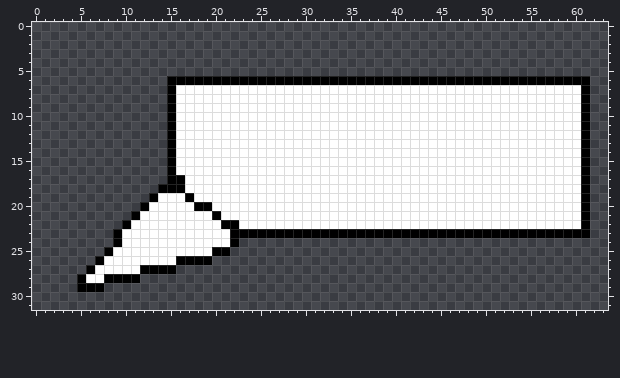
Pixel-art file, stored at Godot_Game/Art/Objects/Text Bubble.aseprite. Above: the version before the commit.
64x32 pixels, 1 frame.
The result:
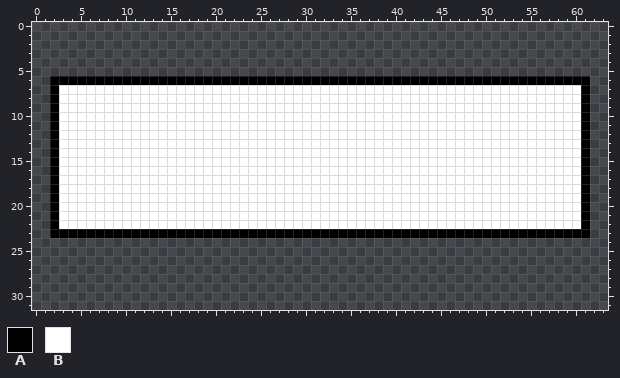
Palette (. is transparent): A #000000  B #ffffff
From old to new:
The edit adds colour A in row 6 at x 2 to 14; in rows 7 to 22 at x 2; in row 23 at x 2 to 8.
Colour B gives way to colour A in row 23 at x 10 to 21.
The edit adds colour B in rows 7 to 17 at x 3 to 14; in row 18 at x 3 to 13; in row 19 at x 3 to 12; in row 20 at x 3 to 11; in row 21 at x 3 to 10; in row 22 at x 3 to 9.
Colour A gives way to colour B in rows 7 to 16 at x 15; in row 17 at x 15 to 16; in row 18 at x 14 to 16; in row 19 at x 13 and 17; in row 20 at x 12 and 18 to 19; in row 21 at x 11 and 20.
Colour A gives way to colour B in row 22 at x 10 and 21 to 22.
The edit erases colour A in row 24 at x 9 and 22; in row 25 at x 8 and 20 to 21; in row 26 at x 7 and 16 to 19; in row 27 at x 6 and 12 to 15; in row 28 at x 5 and 8 to 11; in row 29 at x 5 to 7.
The edit erases colour B in row 24 at x 10 to 21; in row 25 at x 9 to 19; in row 26 at x 8 to 15; in row 27 at x 7 to 11; in row 28 at x 6 to 7.
Pixel boxes of the changes (left, top, right, bottom) in both pictures:
changed: (50, 76, 239, 292)
